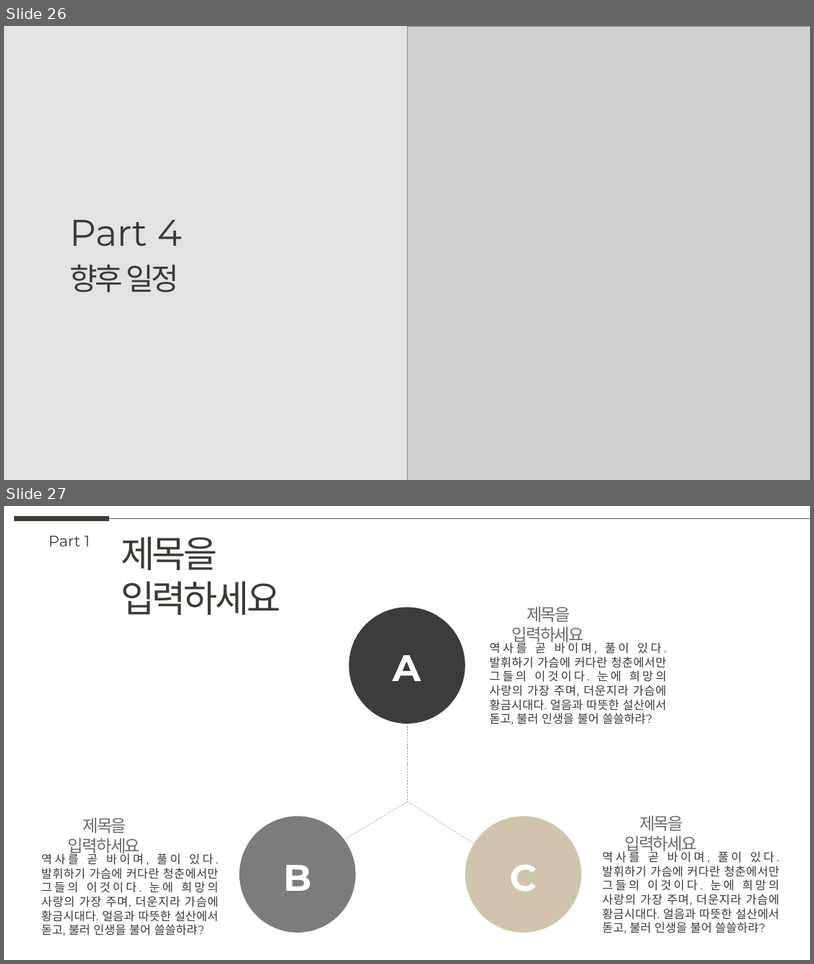
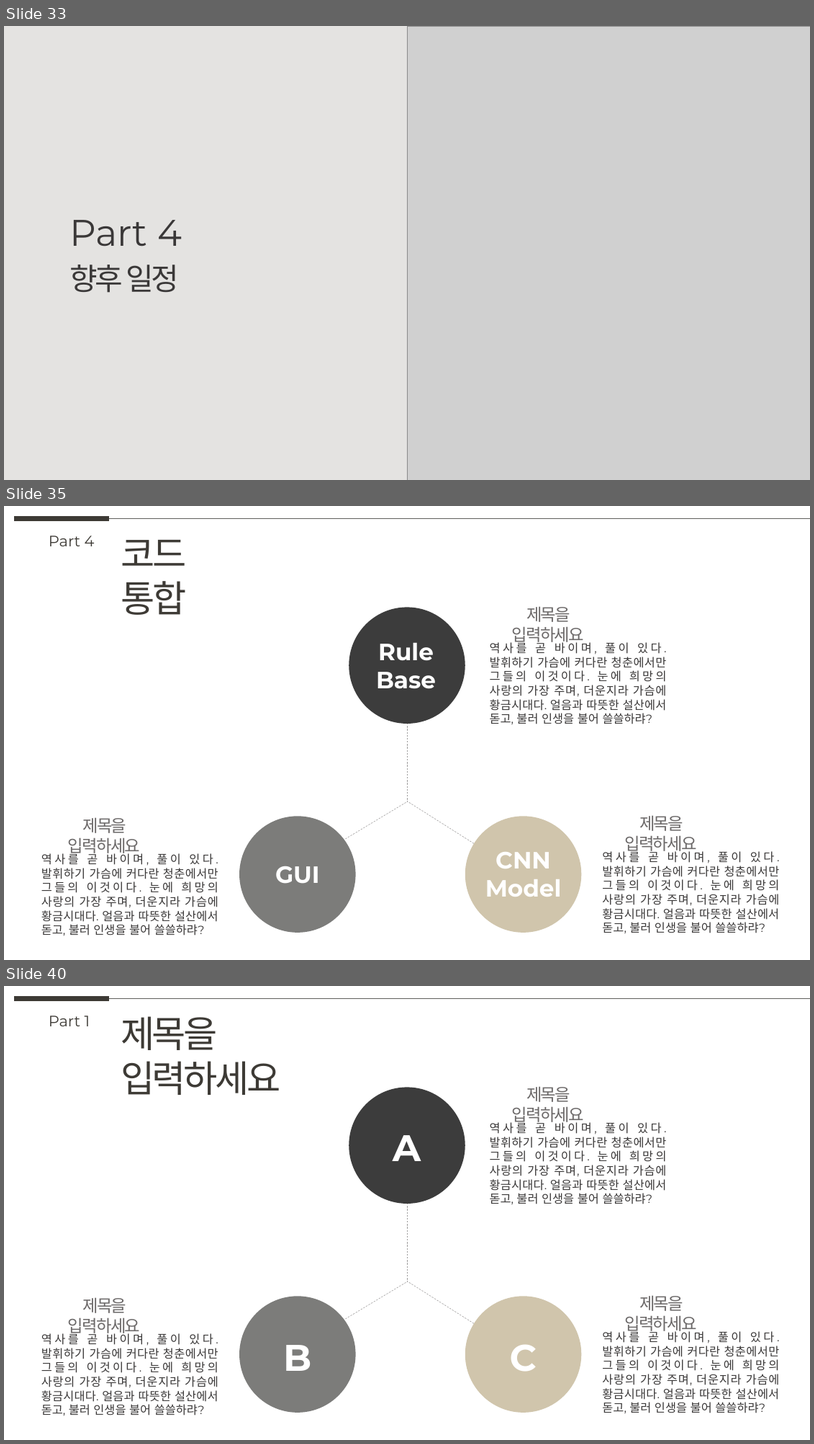
Before and after one commit to knudatascientists/lg-innotek-projects, a slide deck: docs/중간_보고서.pptx. Shown one above the other, each under a label of ours: slides 26 and 27 before the commit, slides 33, 35 and 40 after it; the slides between them are not shown. The pictures are 814x964 and 814x1444 pixels, drawn with LibreOffice and Linux fonts; fonts in the diff are those of the drawing; grey boxes stand for pictures. Boxes give left, top, right and bottom in pixels: in the first picture for what was removed or moved away, otherwise in the second. Text is boxed around its words. In the diff, an @@ line names an element or a change of style, - is before the commit and + after.

```diff
--- a/docs/중간_보고서.pptx
+++ b/docs/중간_보고서.pptx
@@ slide 35 added at (x1=4, y1=506, x2=810, y2=960), background #FFFFFF @@
@@ line added from (14, 519) to (109, 519), #3D3A35 6 pt @@
@@ line added from (109, 519) to (810, 519), #5F5F5D 0.5 pt @@
@@ text added at (x1=49, y1=536, x2=95, y2=546), 18 pt, text #3D3A35 @@
+Part 4
@@ text added at (x1=121, y1=540, x2=186, y2=615), 44 pt, text #3D3A35 @@
+코드 통합
@@ ellipse added at (x1=349, y1=607, x2=465, y2=723), fill #3C3C3C @@
@@ text added at (x1=512, y1=606, x2=585, y2=645), 20 pt, text #6C6969 @@
+제목을 입력하세요
@@ text added at (x1=376, y1=642, x2=436, y2=689), 28 pt, text #FFFFFF, bold @@
+Rule
+Base
@@ text added at (x1=490, y1=641, x2=667, y2=725), 14 pt, text #3A3838 @@
+역사를 곧 바이며, 풀이 있다. 발휘하기 가슴에 커다란 청춘에서만 그들의 이것이다. 눈에 희망의 사랑의 가장 주며, 더운지라 가슴에 황금시대다. 얼음과 따뜻한 설산에서 돋고, 불러 인생을 불어 쓸쓸하랴?
@@ line added from (407, 723) to (407, 802), #9E9C9C 0.5 pt dashed @@
@@ line added from (406, 803) to (321, 853), #9E9C9C 0.5 pt dashed @@
@@ line added from (409, 803) to (480, 847), #9E9C9C 0.5 pt dashed @@
@@ text added at (x1=68, y1=817, x2=141, y2=856), 20 pt, text #6C6969 @@
+제목을 입력하세요
@@ ellipse added at (x1=239, y1=816, x2=355, y2=932), fill #7C7C7A @@
@@ ellipse added at (x1=466, y1=816, x2=581, y2=932), fill #D0C5AC @@
@@ text added at (x1=625, y1=815, x2=697, y2=854), 20 pt, text #6C6969 @@
+제목을 입력하세요
@@ text added at (x1=602, y1=849, x2=780, y2=934), 14 pt, text #3A3838 @@
+역사를 곧 바이며, 풀이 있다. 발휘하기 가슴에 커다란 청춘에서만 그들의 이것이다. 눈에 희망의 사랑의 가장 주며, 더운지라 가슴에 황금시대다. 얼음과 따뜻한 설산에서 돋고, 불러 인생을 불어 쓸쓸하랴?
@@ text added at (x1=41, y1=852, x2=219, y2=935), 14 pt, text #3A3838 @@
+역사를 곧 바이며, 풀이 있다. 발휘하기 가슴에 커다란 청춘에서만 그들의 이것이다. 눈에 희망의 사랑의 가장 주며, 더운지라 가슴에 황금시대다. 얼음과 따뜻한 설산에서 돋고, 불러 인생을 불어 쓸쓸하랴?
@@ text added at (x1=275, y1=866, x2=320, y2=883), 28 pt, text #FFFFFF, bold @@
+GUI
@@ text added at (x1=486, y1=852, x2=562, y2=896), 28 pt, text #FFFFFF, bold @@
+CNN
+Model
@@ what was slide 26 is now slide 33 @@
@@ what was slide 27 is now slide 40 @@
```
Also in this commit, not shown: 20 slides changed, 12 other slides added, 1 slide removed, 18 other files.
